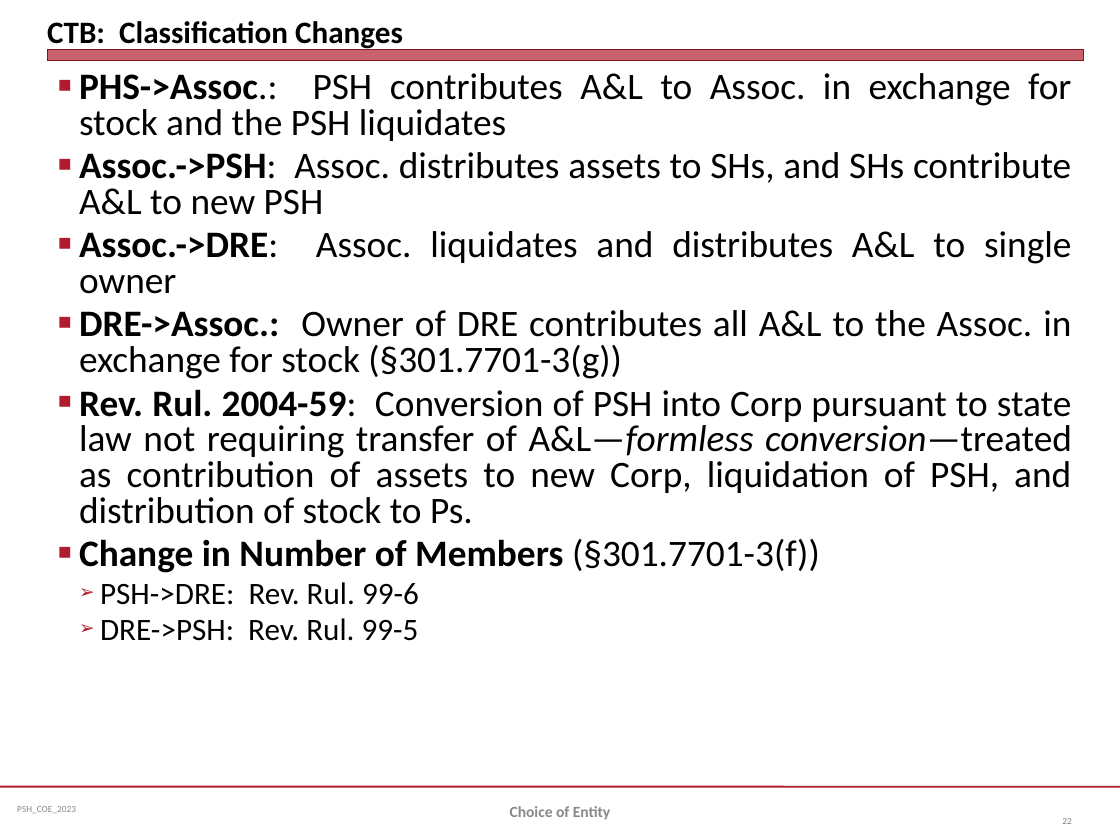
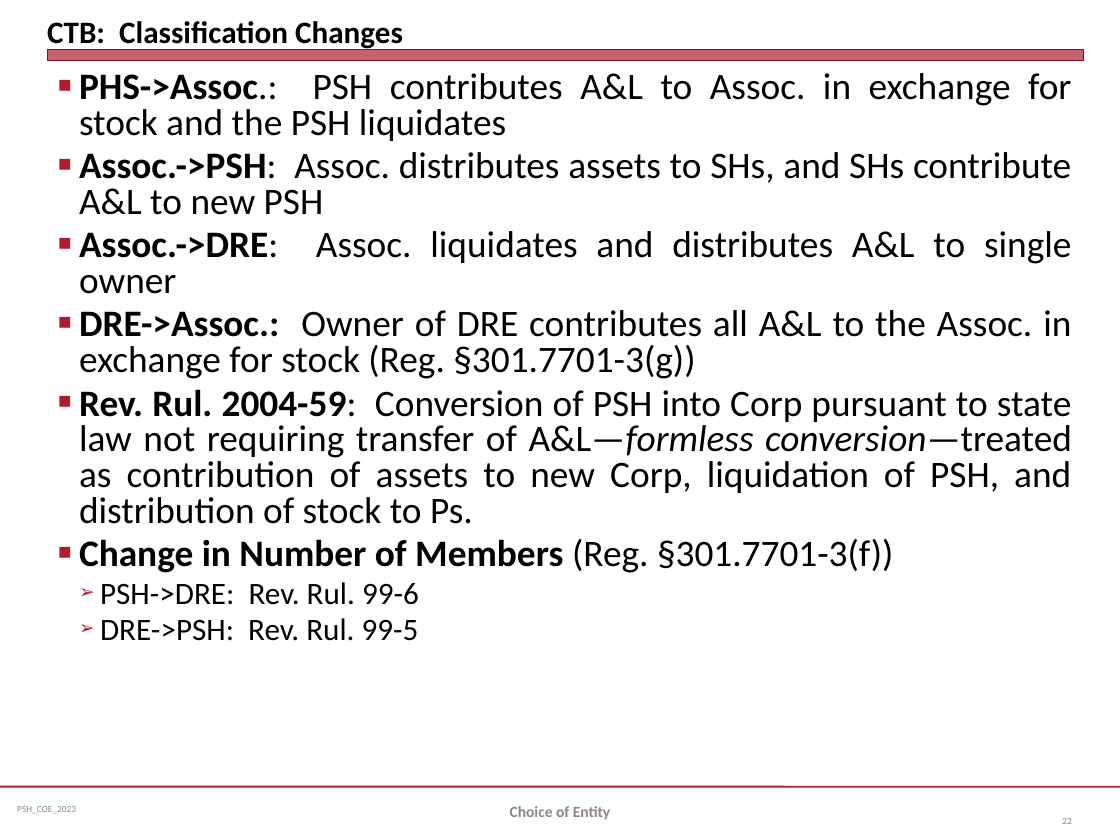
Before and after one commit to jmc877/Partnership-Tax, a slide deck: slide 22 of slides/PSH_COEntity_2023.pptx. Drawn at 1120x840 pixels with LibreOffice and Linux fonts; fonts in the diff are those of the drawing. Boxes give left, top, right and bottom in pixels: in the first picture for what was removed or moved away, otherwise in the second. Text is boxed around its words. In the diff, an @@ line names an element or a change of style, - is before the commit and + after.

```diff
--- a/slides/PSH_COEntity_2023.pptx
+++ b/slides/PSH_COEntity_2023.pptx
@@ text at [79,310,1071,379]: text changed @@
-■ DRE->Assoc.: Owner of DRE contributes all A&L to the Assoc. in exchange for stock (§301.7701-3(g))
+■ DRE->Assoc.: Owner of DRE contributes all A&L to the Assoc. in exchange for stock (Reg. §301.7701-3(g))
@@ text at [79,539,893,573]: text changed @@
-■ Change in Number of Members (§301.7701-3(f))
+■ Change in Number of Members (Reg. §301.7701-3(f))
```
Also in this commit, not shown: 4 other slides changed, 5 other files.
